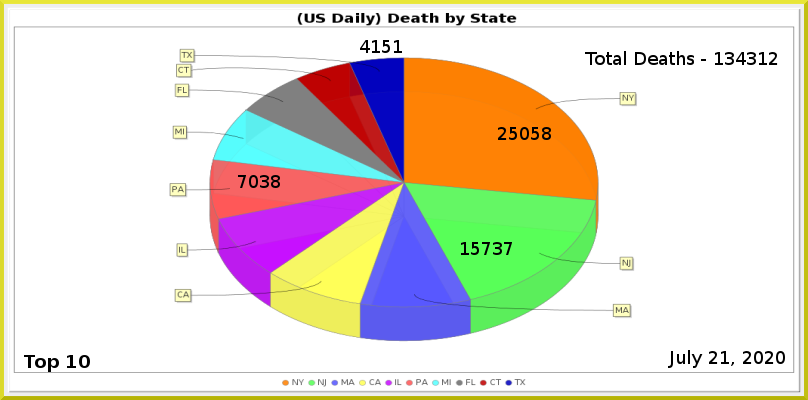
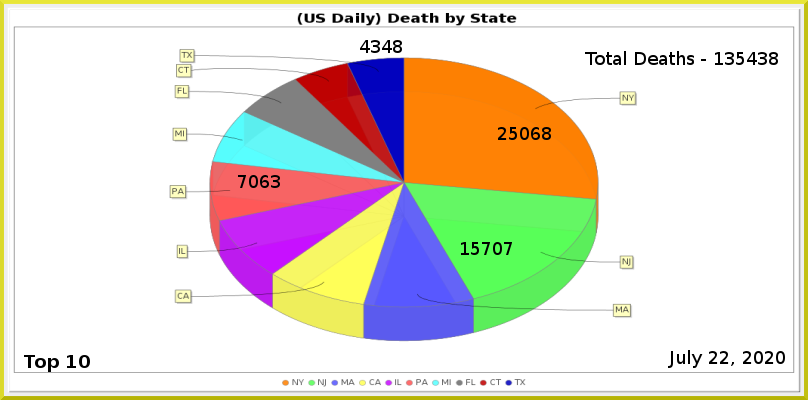
Layer changes from the first 808×400 image to the second:
painted on "Least" over box(371, 40, 402, 53)
painted on "PA" over box(260, 175, 280, 188)
painted on "NJ" over box(493, 242, 502, 255)
painted on "NY" over box(531, 127, 540, 140)
renamed "Total Deaths - 134312" to "Total Deaths - 135438", painted on it over box(736, 52, 778, 65)
painted on "Current Date" over box(720, 351, 729, 364)
painted on "Death_by_State.png" over box(169, 48, 637, 342)
